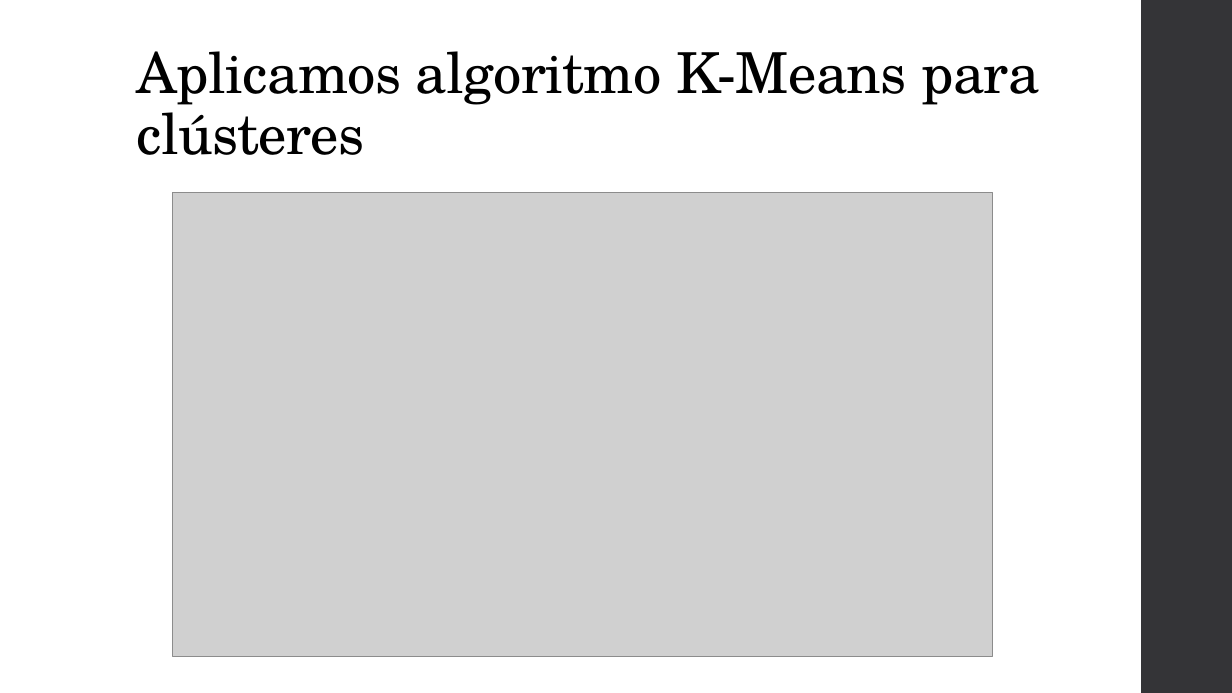
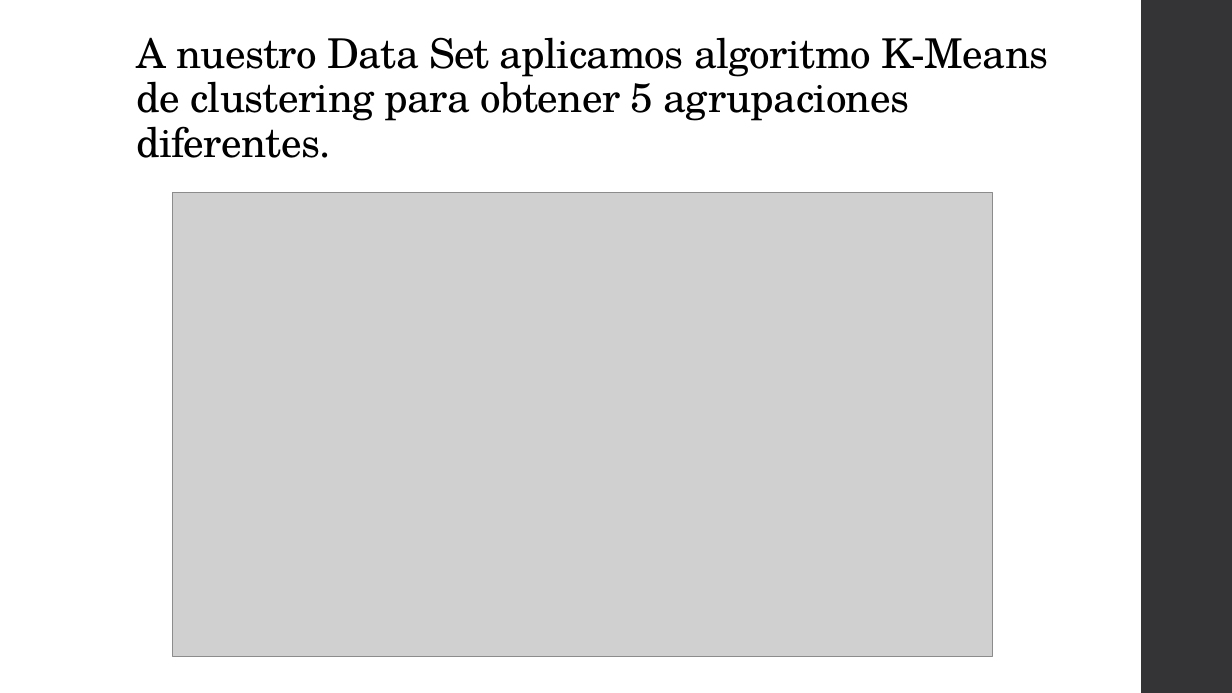
Before and after one commit to Sergioc2020/Coursera_Capstone, a slide deck: slide 8 of Proyecto Capstone - La Batalla de los Vecindarios.pptx. Drawn at 1232x693 pixels with LibreOffice and Linux fonts; fonts in the diff are those of the drawing; grey boxes stand for pictures. Boxes give left, top, right and bottom in pixels: in the first picture for what was removed or moved away, otherwise in the second. Text is boxed around its words. In the diff, an @@ line names an element or a change of style, - is before the commit and + after.

```diff
--- a/Proyecto Capstone - La Batalla de los Vecindarios.pptx
+++ b/Proyecto Capstone - La Batalla de los Vecindarios.pptx
@@ title at [137,37,1049,158]: text changed; size 44 to 32 pt @@
-Aplicamos algoritmo K-Means para clústeres
+A nuestro Data Set aplicamos algoritmo K-Means de clustering para obtener 5 agrupaciones diferentes.
```
Also in this commit, not shown: 8 other slides changed.
